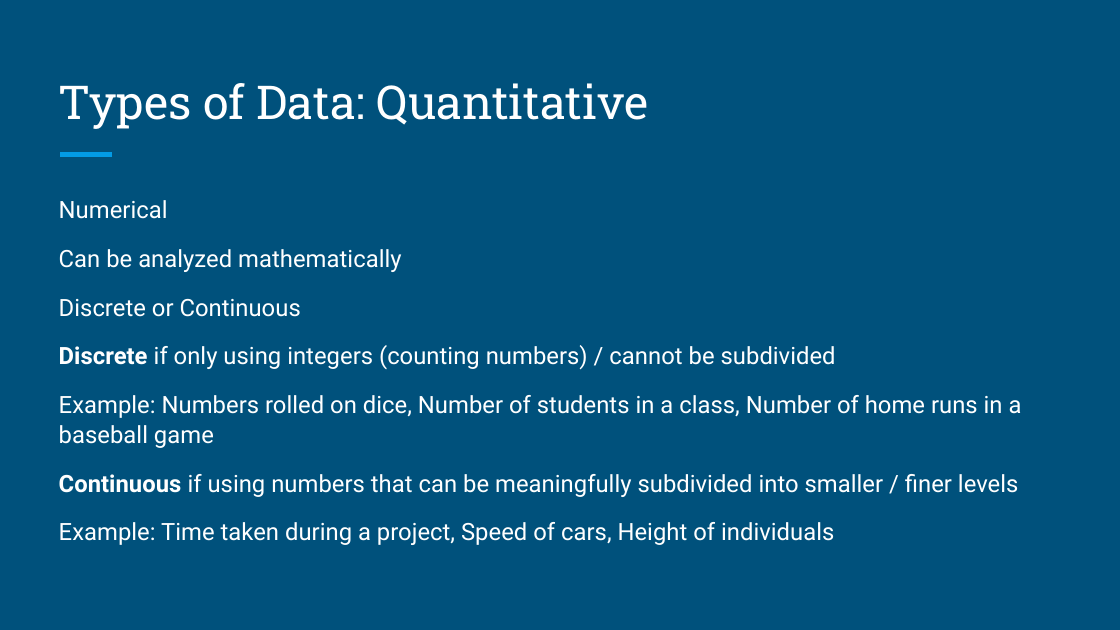
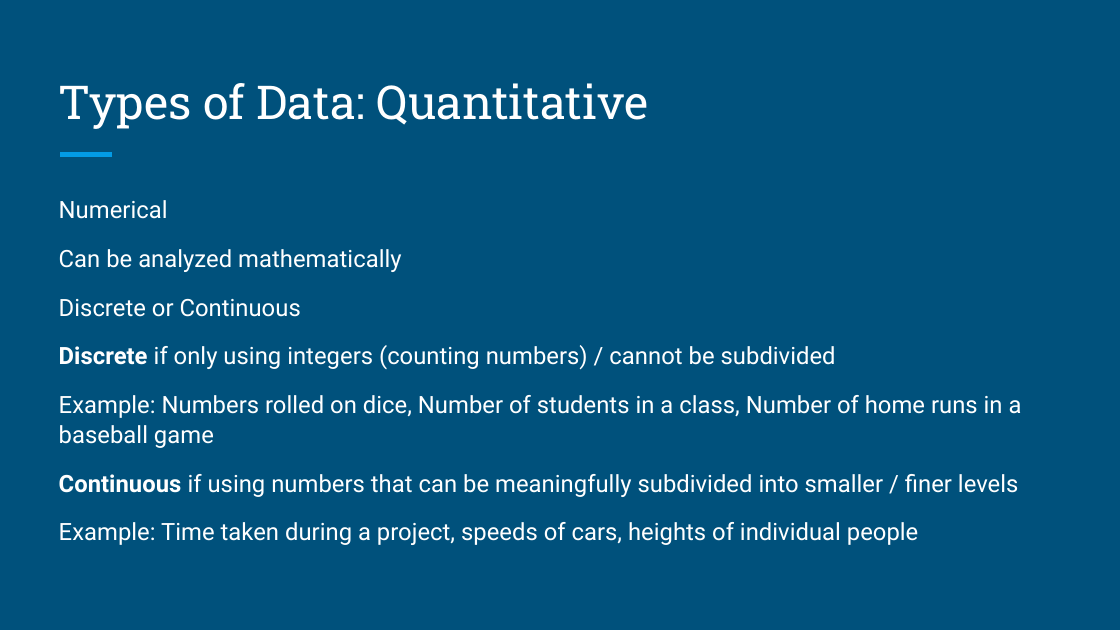
Before and after one commit to rjwrobel86/Python4Statistics, a slide deck: slide 15 of Stuff For Class/Slides/Organizing & Visualizing Data.pptx. Drawn at 1120x630 pixels with LibreOffice and Linux fonts; fonts in the diff are those of the drawing. Boxes give left, top, right and bottom in pixels: in the first picture for what was removed or moved away, otherwise in the second. Text is boxed around its words. In the diff, an @@ line names an element or a change of style, - is before the commit and + after.

```diff
--- a/Stuff For Class/Slides/Organizing & Visualizing Data.pptx
+++ b/Stuff For Class/Slides/Organizing & Visualizing Data.pptx
@@ text at [59, 522, 918, 545]: text changed @@
-Example: Time taken during a project, Speed of cars, Height of individuals
+Example: Time taken during a project, speeds of cars, heights of individual people
```
Also in this commit, not shown: 5 other slides changed, 5 slides added, 34 other files.
